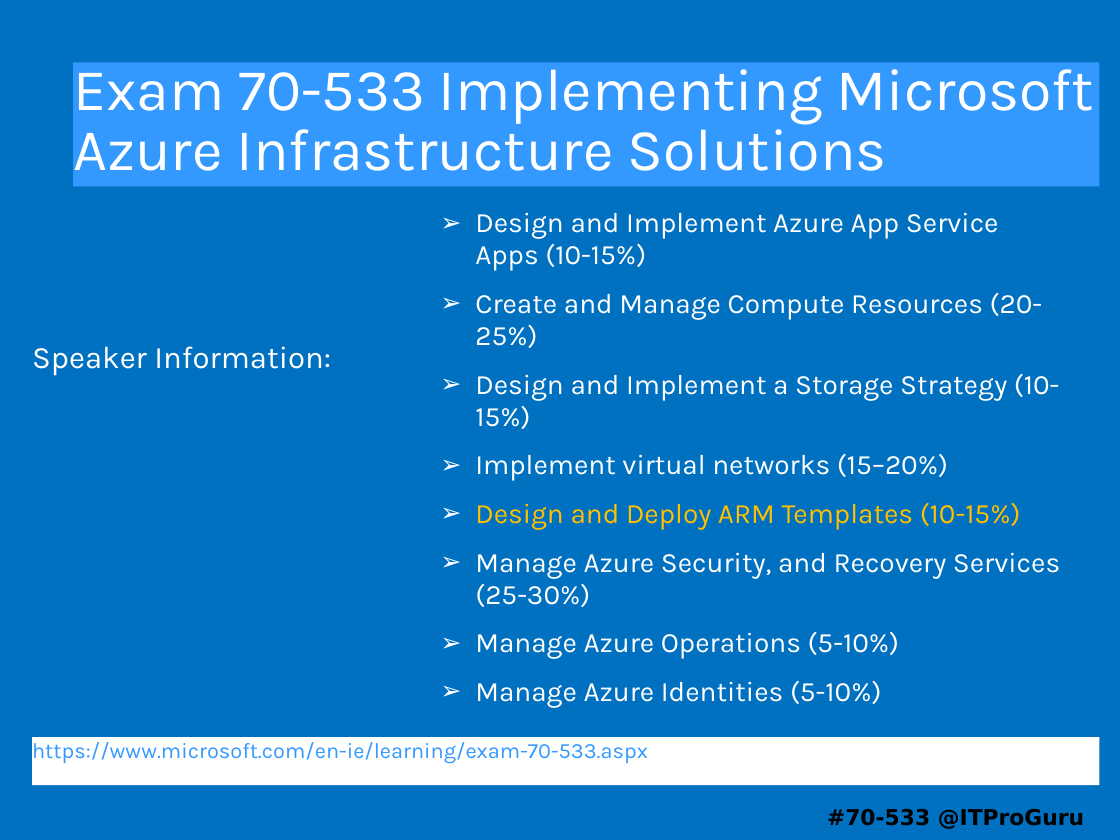
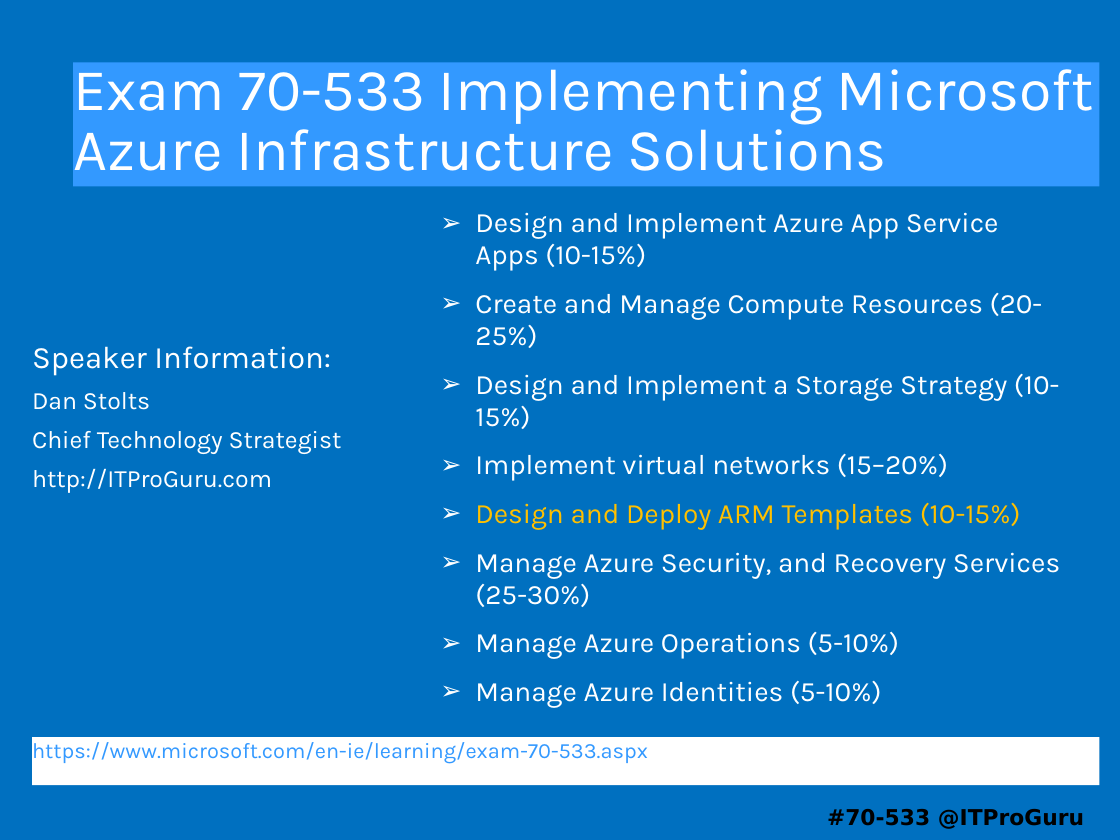
Before and after one commit to guruskill/70-533, a slide deck: slide 1 of Presentations/2018-06-11-Reston/70-533-05-ARMTemplates.pptx. Drawn at 1120x840 pixels with LibreOffice and Linux fonts; fonts in the diff are those of the drawing. Boxes give left, top, right and bottom in pixels: in the first picture for what was removed or moved away, otherwise in the second. Text is boxed around its words. In the diff, an @@ line names an element or a change of style, - is before the commit and + after.

```diff
--- a/Presentations/2018-06-11-Reston/70-533-05-ARMTemplates.pptx
+++ b/Presentations/2018-06-11-Reston/70-533-05-ARMTemplates.pptx
@@ text at [32, 392, 342, 493]: paragraphs added @@
+Dan Stolts
+Chief Technology Strategist
+http://ITProGuru.com
```
Also in this commit, not shown: 11 other files.
